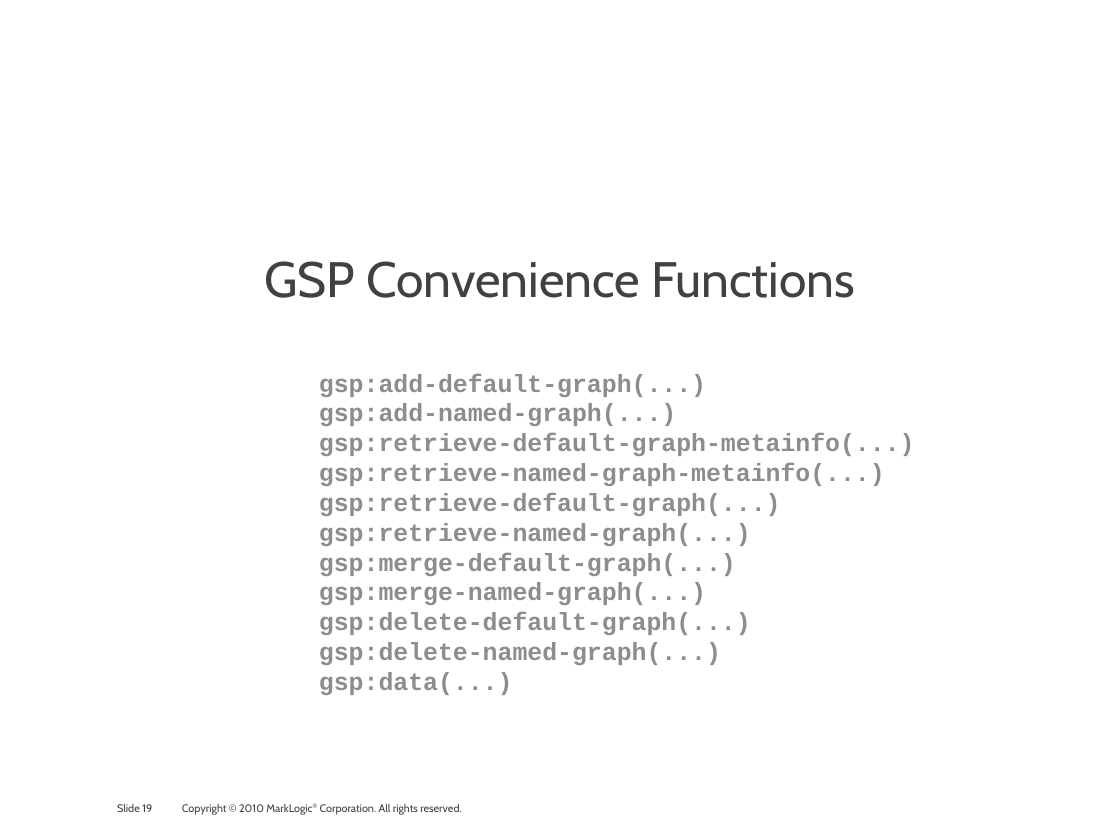
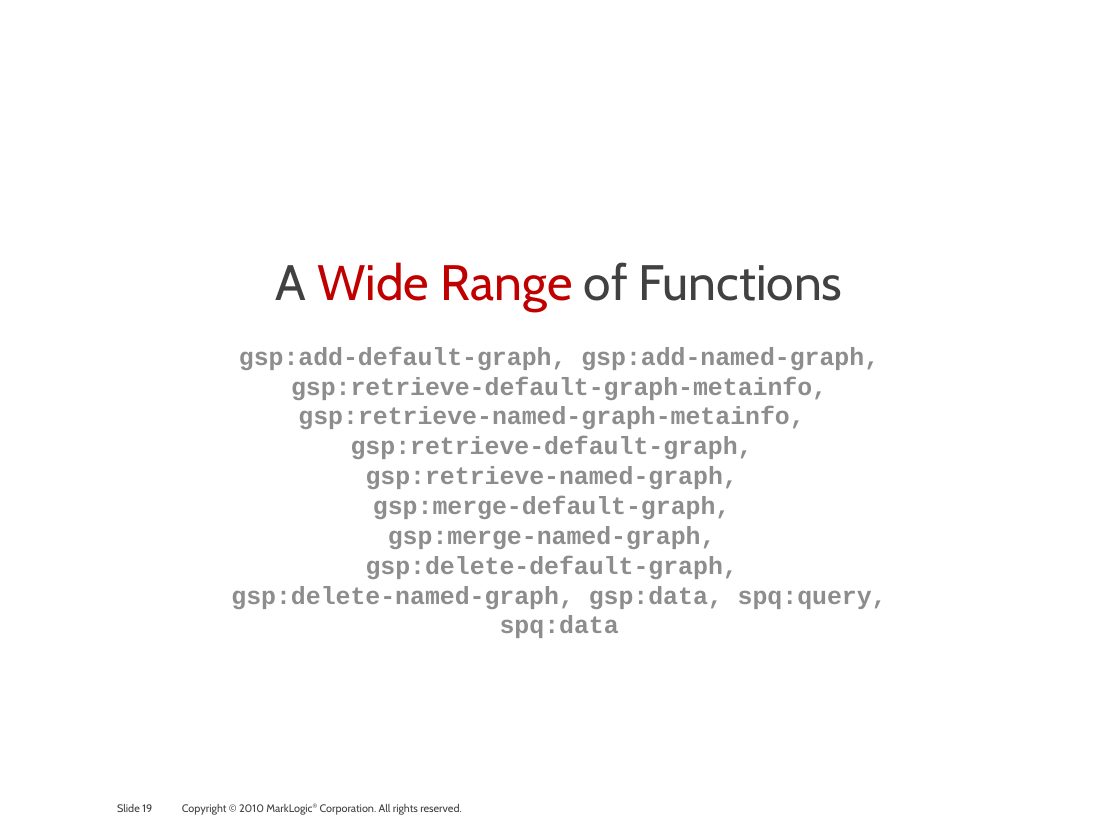
Before and after one commit to philipfennell/grasp, a slide deck: slide 19 of docs/marklogic_and_the_linked-data_connection.pptx. Drawn at 1120x840 pixels with LibreOffice and Linux fonts; fonts in the diff are those of the drawing; background and template pictures are left out. Boxes give left, top, right and bottom in pixels: in the first picture for what was removed or moved away, otherwise in the second. Text is boxed around its words. In the diff, an @@ line names an element or a change of style, - is before the commit and + after.

Commit message:
Updates.

```diff
--- a/docs/marklogic_and_the_linked-data_connection.pptx
+++ b/docs/marklogic_and_the_linked-data_connection.pptx
@@ text at (x1=231, y1=262, x2=887, y2=638): text changed @@
-GSP Convenience Functions
-        gsp:add-default-graph(...)
-        gsp:add-named-graph(...)
-        gsp:retrieve-default-graph-metainfo(...)
-        gsp:retrieve-named-graph-metainfo(...)
-        gsp:retrieve-default-graph(...)
-        gsp:retrieve-named-graph(...)
-        gsp:merge-default-graph(...)
-        gsp:merge-named-graph(...)
-        gsp:delete-default-graph(...)
-        gsp:delete-named-graph(...)
-        gsp:data(...)
+A Wide Range of Functions
+gsp:add-default-graph, gsp:add-named-graph, gsp:retrieve-default-graph-metainfo, gsp:retrieve-named-graph-metainfo,
+gsp:retrieve-default-graph,
+gsp:retrieve-named-graph,
+gsp:merge-default-graph,
+gsp:merge-named-graph,
+gsp:delete-default-graph,
+gsp:delete-named-graph, gsp:data, spq:query, spq:data
```
Also in this commit, not shown: 14 other slides changed, 1 slide added, 2 slides removed.
